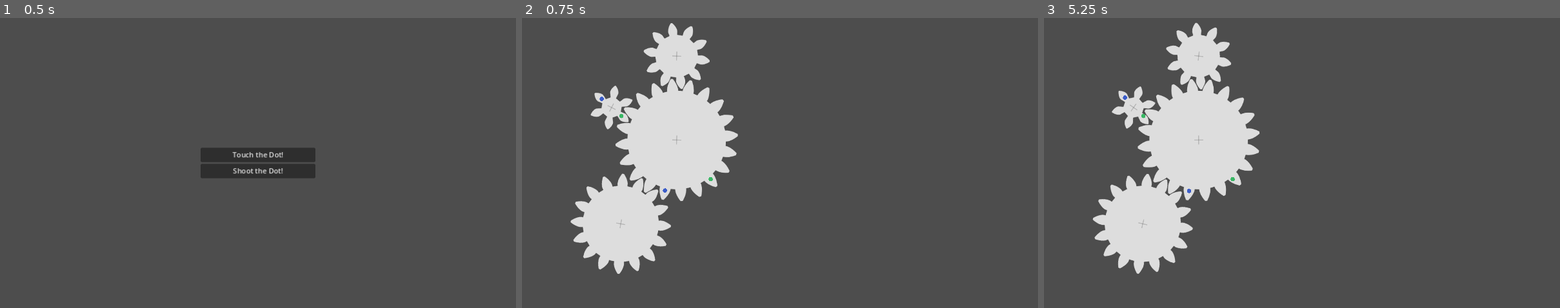
Above: before the commit, frames 1-3 (left to right).
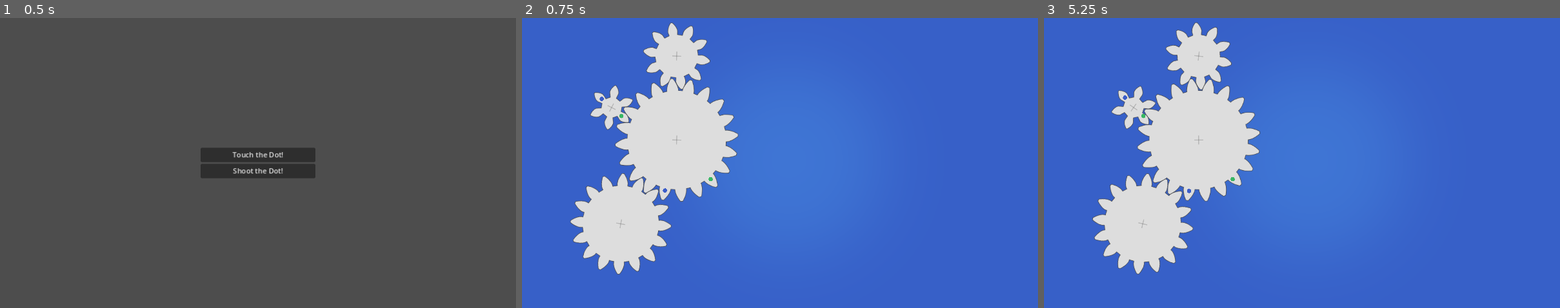
Above: after the commit, the same moments.

Repository: rockgem/yugen-gears
Game: Godot game, scene res://scenes/MainMenu.tscn
The game is run twice, just before and just after one commit, with the same random seed, the same clock (stepped at 60 frames per second) and the same inputs.
Inputs (mouse positions are in pixels of both pictures, inside the frame that each line leads up to):
- Up to frame 1 (0.5 s): no input
- Up to frame 2 (0.75 s): click "Touch the Dot!" at 0.5 s
- Up to frame 3 (5.25 s): tap Enter at 1.25, 2.75, 4.25 s; move the mouse to (1415, 148) at 1.27 s; click (1415, 148) at 1.42 s; tap Space at 2, 3.5, 5 s; move the mouse to (1198, 177) at 2.02 s; click (1198, 177) at 2.17 s; move the mouse to (1353, 99) at 2.77 s; click (1353, 99) at 2.92 s; move the mouse to (1276, 221) at 3.52 s; click (1276, 221) at 3.67 s; move the mouse to (1456, 206) at 4.27 s; click (1456, 206) at 4.42 s; move the mouse to (1147, 119) at 5.02 s; click (1147, 119) at 5.17 s

Frame 1 is identical in both runs. In frame 2, 87% of the frame differs, in the area x 0-100%, y 0-100%; in frame 3, 87%.

Commit message:
changed sprites

Diff:
--- a/actors/Bullet.tscn
+++ b/actors/Bullet.tscn
@@ -4,7 +4,7 @@
 [ext_resource type="Texture2D" uid="uid://bc68wmmpiq2ux" path="res://reso/sprites/bullet.tres" id="1_dey60"]
 
 [sub_resource type="CircleShape2D" id="CircleShape2D_i2e7c"]
-radius = 14.0
+radius = 9.05539
 
 [node name="Bullet" type="Node2D"]
 script = ExtResource("1_aykce")
@@ -13,7 +13,7 @@
 
 [node name="Sprite2D" type="Sprite2D" parent="."]
 texture_filter = 1
-scale = Vector2(2, 2)
+scale = Vector2(0.0703125, 0.0703125)
 texture = ExtResource("1_dey60")
 
 [node name="Area2D" type="Area2D" parent="."]
--- a/actors/Cannon.tscn
+++ b/actors/Cannon.tscn
@@ -2,6 +2,21 @@
 
 [ext_resource type="Script" path="res://actors/Cannon.gd" id="1_0pkt0"]
 [ext_resource type="Texture2D" uid="uid://bvxiaxc00pygl" path="res://art/weapons/turret_01_mk1.png" id="2_wp6ov"]
+
+[sub_resource type="Animation" id="Animation_gybc8"]
+length = 0.001
+tracks/0/type = "value"
+tracks/0/imported = false
+tracks/0/enabled = true
+tracks/0/path = NodePath("Sprite2D:frame")
+tracks/0/interp = 1
+tracks/0/loop_wrap = true
+tracks/0/keys = {
+"times": PackedFloat32Array(0),
+"transitions": PackedFloat32Array(1),
+"update": 1,
+"values": [0]
+}
 
 [sub_resource type="Animation" id="Animation_emhfr"]
 resource_name = "fire"
@@ -20,21 +35,6 @@
 "values": [0, 1, 2, 3, 4, 5, 6, 7]
 }
 
-[sub_resource type="Animation" id="Animation_gybc8"]
-length = 0.001
-tracks/0/type = "value"
-tracks/0/imported = false
-tracks/0/enabled = true
-tracks/0/path = NodePath("Sprite2D:frame")
-tracks/0/interp = 1
-tracks/0/loop_wrap = true
-tracks/0/keys = {
-"times": PackedFloat32Array(0),
-"transitions": PackedFloat32Array(1),
-"update": 1,
-"values": [0]
-}
-
 [sub_resource type="AnimationLibrary" id="AnimationLibrary_u425b"]
 _data = {
 "RESET": SubResource("Animation_gybc8"),
@@ -48,6 +48,7 @@
 [node name="Sprite2D" type="Sprite2D" parent="."]
 texture_filter = 1
 rotation = 1.5708
+scale = Vector2(1.4, 1.4)
 texture = ExtResource("2_wp6ov")
 hframes = 8
 
--- a/actors/Target.tscn
+++ b/actors/Target.tscn
@@ -1,7 +1,7 @@
 [gd_scene load_steps=4 format=3 uid="uid://vjjdii2cdmhr"]
 
 [ext_resource type="Script" path="res://actors/Target.gd" id="1_hhh65"]
-[ext_resource type="Texture2D" uid="uid://cglcilxr4c1" path="res://reso/sprites/dummy.tres" id="1_ips6y"]
+[ext_resource type="Texture2D" uid="uid://dm57ksm0d36dj" path="res://art/etc/enemy.png" id="2_qvh26"]
 
 [sub_resource type="CircleShape2D" id="CircleShape2D_4jvd4"]
 
@@ -10,8 +10,8 @@
 
 [node name="Sprite2D" type="Sprite2D" parent="."]
 texture_filter = 1
-scale = Vector2(2, 2)
-texture = ExtResource("1_ips6y")
+scale = Vector2(0.0703125, 0.0703125)
+texture = ExtResource("2_qvh26")
 
 [node name="Area2D" type="Area2D" parent="."]
 collision_layer = 16
--- a/project.godot
+++ b/project.godot
@@ -22,7 +22,6 @@
 [display]
 
 window/stretch/mode="canvas_items"
-window/stretch/aspect="keep_height"
 
 [editor]
 
--- a/reso/sprites/bullet.tres
+++ b/reso/sprites/bullet.tres
@@ -1,7 +1,7 @@
 [gd_resource type="AtlasTexture" load_steps=2 format=3 uid="uid://bc68wmmpiq2ux"]
 
-[ext_resource type="Texture2D" uid="uid://q1r1pghj80fl" path="res://art/etc/sheet.png" id="1_xkxcw"]
+[ext_resource type="Texture2D" uid="uid://0kwj25gj18hk" path="res://art/weapons/bullet.png" id="1_rrhrl"]
 
 [resource]
-atlas = ExtResource("1_xkxcw")
-region = Rect2(48, 32, 16, 16)
+atlas = ExtResource("1_rrhrl")
+region = Rect2(0, 0, 256, 256)
--- a/scenes/Main.tscn
+++ b/scenes/Main.tscn
@@ -1,8 +1,9 @@
-[gd_scene load_steps=4 format=3 uid="uid://bwdotpdbli38h"]
+[gd_scene load_steps=5 format=3 uid="uid://bwdotpdbli38h"]
 
 [ext_resource type="Script" path="res://scenes/Main.gd" id="1_kjcv8"]
 [ext_resource type="Texture2D" uid="uid://cpkxu7g1dsqmw" path="res://art/blueprint-background.jpeg" id="2_7ekxk"]
 [ext_resource type="PackedScene" uid="uid://dyom41foc4i57" path="res://scenes/UI.tscn" id="3_dlefv"]
+[ext_resource type="Texture2D" uid="uid://bkdnuasnale6b" path="res://art/bg.png" id="4_wm4ro"]
 
 [node name="Main" type="Node2D"]
 script = ExtResource("1_kjcv8")
@@ -14,3 +15,8 @@
 metadata/_edit_lock_ = true
 
 [node name="UI" parent="." instance=ExtResource("3_dlefv")]
+
+[node name="Sprite2D" type="Sprite2D" parent="."]
+position = Vector2(570, 326)
+scale = Vector2(0.314352, 0.314352)
+texture = ExtResource("4_wm4ro")
Binary file added: art/bg.png
Not shown, added: art/bg.png.import
Binary file added: art/etc/enemy.png
Not shown, added: art/etc/enemy.png.import
Binary file added: art/weapons/bullet.png
Not shown, added: art/weapons/bullet.png.import
